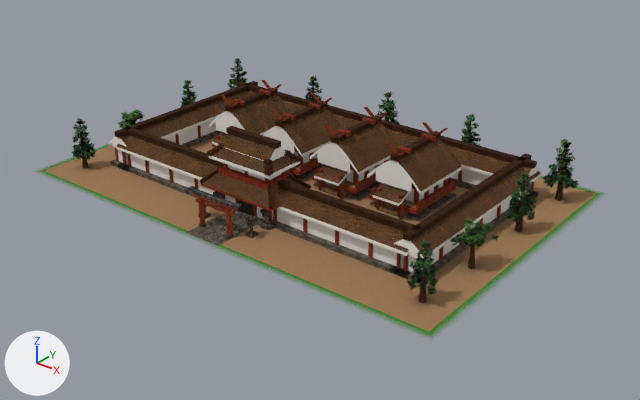
The Blender file buildings/cur/46_nara_taisha_kasuga/nara_taisha_kasuga.blend as it was, and as the next commit left it.
Both versions are drawn from a 50 mm lens placed at (8.23, -8.64, 4.53), pointed at (2.25, -1.16, -0.11). Every picture has the same lights, and +X, +Y and +Z are marked at lower left. The older version comes first.

The first picture shows 'Tree_cedar_833', 'Tree_cedar_834', 'Tree_cedar_835', 'Tree_cedar_837', 'Tree_pine_836', 'nara_taisha_kasuga_mesh' and 6 more.
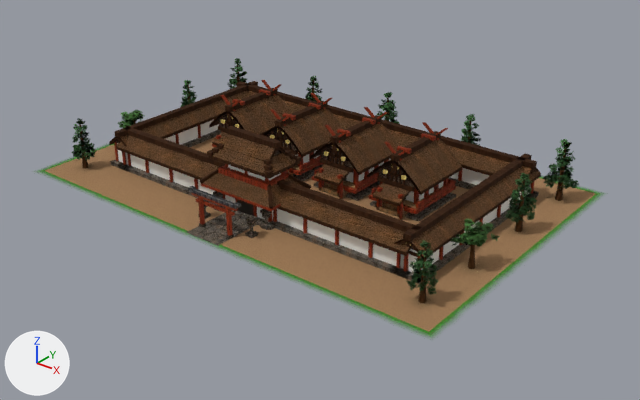
Changed parts and their boxes (x1, y1, x2, y2) in the pictures (640 x 400 px):
```json
{"part": 1, "of": "me_nara_taisha_kasuga_mesh", "change": "cut back", "before": [112, 113, 418, 258], "after": [109, 111, 423, 258]}
{"part": 2, "of": "me_nara_taisha_kasuga_mesh", "change": "recoloured", "before": [109, 112, 541, 258], "after": [109, 112, 541, 258]}
```

Edits to the scene script, one JSON object a line:
```json
{"op": "add", "block": "img_tsuma_kirengoshi_png", "code": ["img_tsuma_kirengoshi_png = load_image('tsuma_kirengoshi.png', '../../../Texture/tsuma_kirengoshi.png', 512, 256, 'sRGB')"]}
{"op": "add", "block": "mat_nara_tsumakirengoshi", "code": ["mat_nara_tsumakirengoshi = bpy.data.materials.new('Nara_TsumaKirengoshi')", "# uses the picture img_tsuma_kirengoshi_png"]}
{"block": "me_nara_taisha_kasuga_mesh", "where": "# used by ob_nara_taisha_kasuga_mesh; location = (0.0, 0.0, 0.0)"}
{"op": "remove", "block": "me_nara_taisha_kasuga_mesh", "code": "me_nara_taisha_kasuga_mesh.from_pydata(...)  # 3216 vertices, 2336 faces; spans x -0.97..4.97, y -2.97..0.97, z 0.0..0.94"}
{"op": "add", "block": "me_nara_taisha_kasuga_mesh", "code": "me_nara_taisha_kasuga_mesh.from_pydata(...)  # 5236 vertices, 3536 faces; spans x -0.97..4.97, y -2.97..0.97, z 0.0..0.94"}
{"block": "me_nara_taisha_kasuga_mesh", "change": "me_nara_taisha_kasuga_mesh part 1: 24 vertices removed from x -0.28..4.28, y -2.18..-1.12, z 0.26..0.72; 1052 vertices added at x -0.34..4.34, y -2.21..-1.05, z 0.25..0.89"}
{"block": "me_nara_taisha_kasuga_mesh", "change": "me_nara_taisha_kasuga_mesh part 2: 239 faces spanning x -0.34..4.34, y -2.28..0.37, z 0.22..0.89 switch from mat_nara_plaster (white #eceae3) to mat_nara_wooddark"}
{"block": "me_nara_taisha_kasuga_mesh", "change": "other edits to the shape of me_nara_taisha_kasuga_mesh do not show in these pictures"}
{"op": "add", "block": "me_nara_taisha_kasuga_mesh", "code": "me_nara_taisha_kasuga_mesh.materials.append(mat_nara_tsumakirengoshi)"}
```
